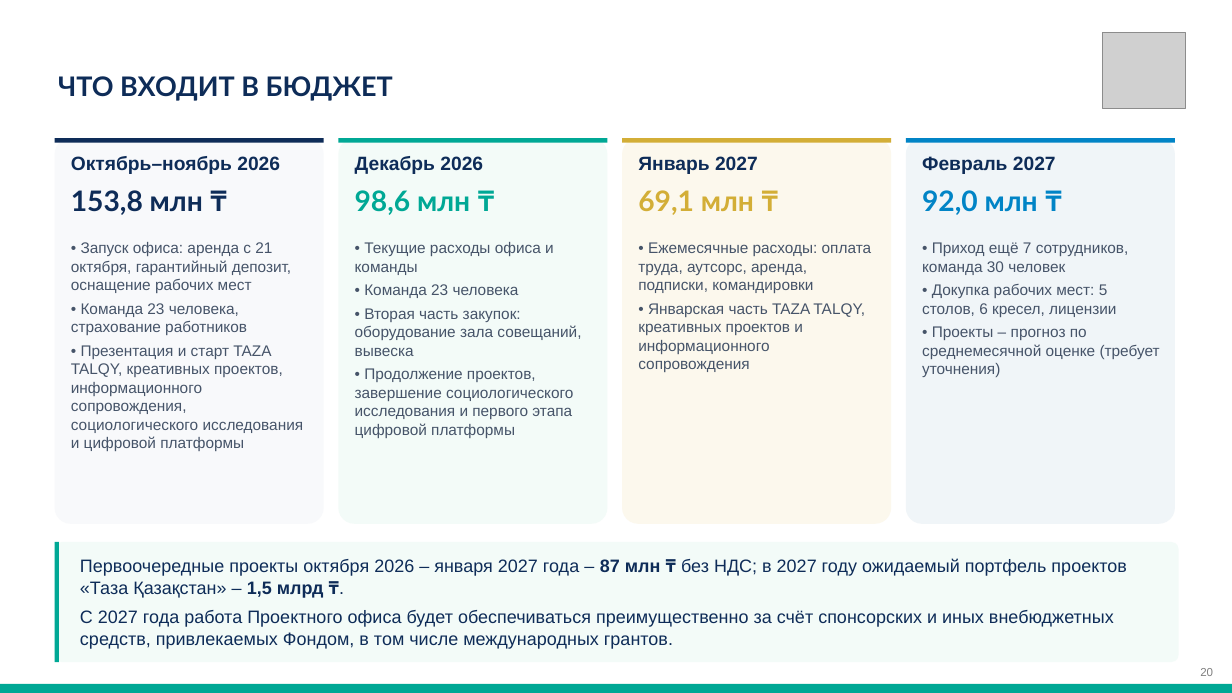
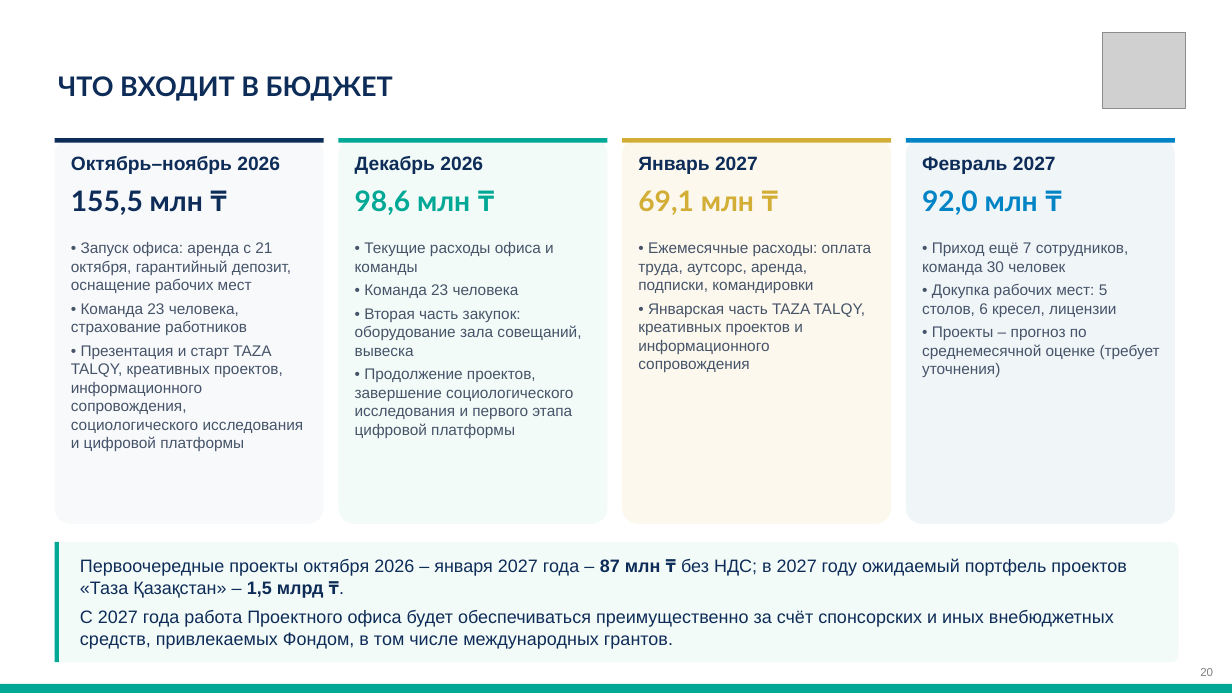
Before and after one commit to murat01042014/obsidian-vault, a slide deck: slide 20 of TAZA/_документы/Презентация Таза Қазақстан – Проектный офис.pptx. Drawn at 1232x693 pixels with LibreOffice and Linux fonts; fonts in the diff are those of the drawing; grey boxes stand for pictures. Boxes give left, top, right and bottom in pixels: in the first picture for what was removed or moved away, otherwise in the second. Text is boxed around its words. In the diff, an @@ line names an element or a change of style, - is before the commit and + after.

```diff
--- a/TAZA/_документы/Презентация Таза Қазақстан – Проектный офис.pptx
+++ b/TAZA/_документы/Презентация Таза Қазақстан – Проектный офис.pptx
@@ text at (x1=71, y1=190, x2=203, y2=215): text changed @@
-153,8 млн ₸
+155,5 млн ₸
```
Also in this commit, not shown: 1 other slide changed, 6 other files.
